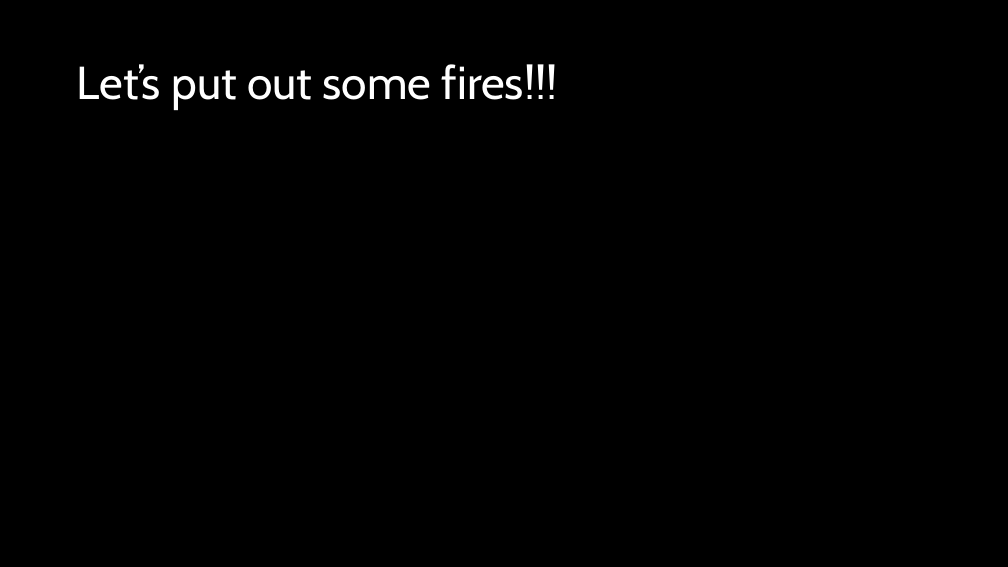
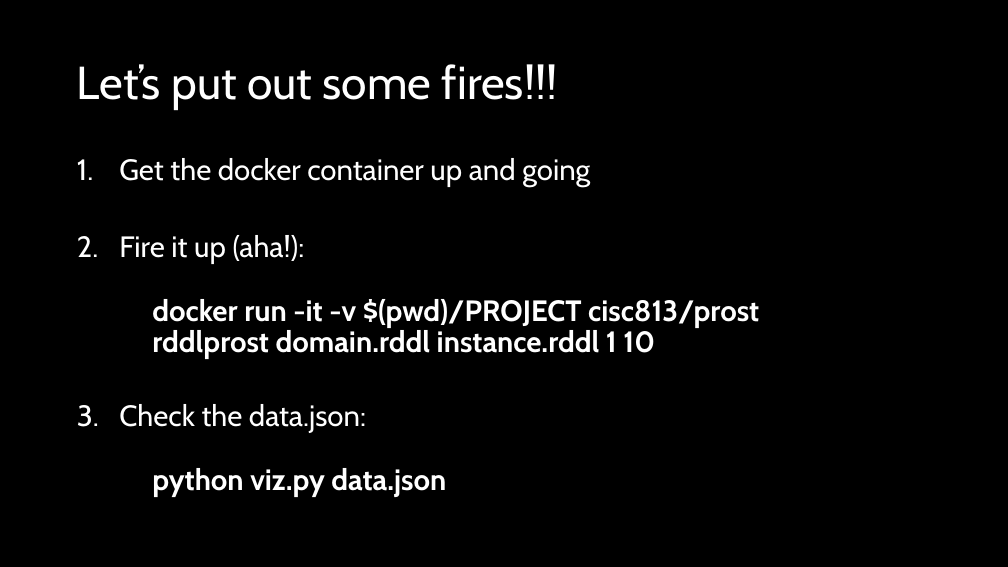
Before and after one commit to AI-Planning/modeling-in-pddl, a slide deck: slide 22 of exercises/cisc-813/rddl/slides.pptx. Drawn at 1008x567 pixels with LibreOffice and Linux fonts; fonts in the diff are those of the drawing. Boxes give left, top, right and bottom in pixels: in the first picture for what was removed or moved away, otherwise in the second. Text is boxed around its words. In the diff, an @@ line names an element or a change of style, - is before the commit and + after.

Commit message:
Finished up the final rddl tasks.

```diff
--- a/exercises/cisc-813/rddl/slides.pptx
+++ b/exercises/cisc-813/rddl/slides.pptx
@@ text added at <box>119,158,759,497</box>, 28 pt, text #FFFFFF, bold @@
+1. Get the docker container up and going
+2. Fire it up (aha!):
+   docker run -it -v $(pwd)/PROJECT cisc813/prost
+   rddlprost domain.rddl instance.rddl 1 10
+3. Check the data.json:
+   python viz.py data.json
```
Also in this commit, not shown: 8 other slides changed, 2 slides removed.
